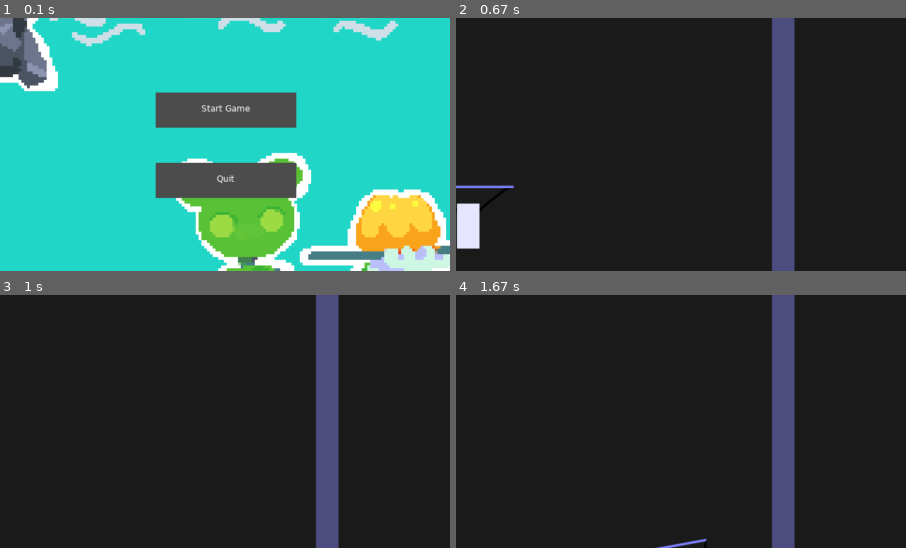
Above: before the commit, frames 1-4 (two rows, left to right).
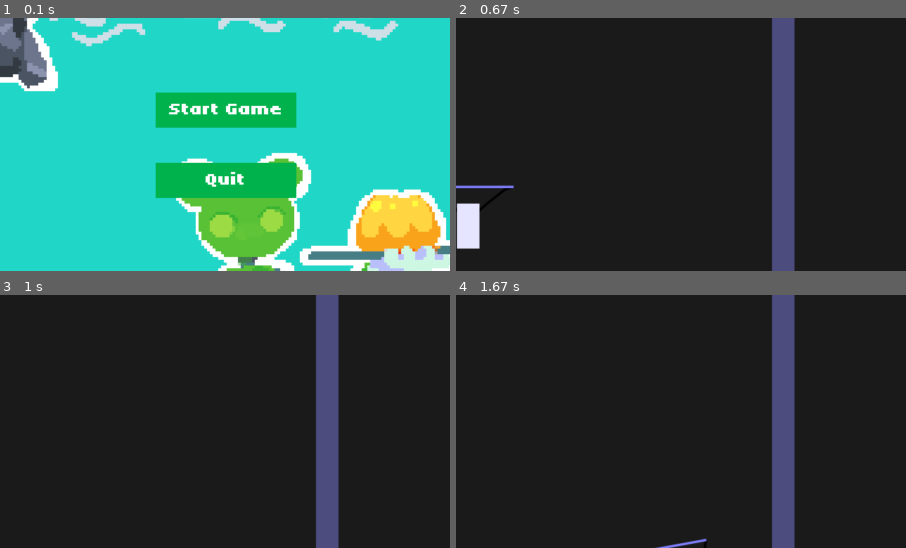
Above: after the commit, the same moments.

Repository: Aurnyxci/LOVE-Jam-2026-B
Game: LÖVE game, started from Love Jam 2026B/main.lua
Two runs of this game, one before a commit and one after it. Both use one fixed random seed, a clock stepped at 60 frames per second and the inputs below.
Inputs (mouse positions are % of the whole screen's width and height, from its top left):
- Up to frame 1 (0.1 s): no input
- Up to frame 2 (0.67 s): click "Start Game" at 0.38 s
- Up to frame 3 (1 s): hold Right from 0.67 s (still down); move the mouse to (50, 57) at 0.7 s
- Up to frame 4 (1.67 s): release Right at 1.13 s; hold Right 1.17-1.63 s
The pictures show only the part of the screen within x 25-75%, y 13-63%; the shares and areas given below are measured in that part.

The runs differ from the first frame. In frame 1, 8.9% of the frame differs, in the area x 34-66%, y 29-72%; in frame 2, nothing differs; in frame 3, nothing differs; in frame 4, nothing differs.

Commit message:
Added custom font from https://fonts.google.com/selection and changed button color

Diff:
--- a/Love Jam 2026B/menu.lua
+++ b/Love Jam 2026B/menu.lua
@@ -1,7 +1,12 @@
 local menu = {}
 
 function menu:enter()
-    self.background = love.graphics.newImage("/assets/backgrounds/main_menu_placeholderbg.png") --short function for big image path
+    self.titleBackground = love.graphics.newImage("/assets/backgrounds/main_menu_placeholderbg.png") --short function for big image path
+
+    self.buttonFont = love.graphics.newFont(
+    "assets/fonts/Tiny5Duo-VariableFont_BLED,JITT,ROND,wdth,wght.ttf",
+    24
+)
 
     local screenWidth = love.graphics.getWidth()
 
@@ -11,14 +16,14 @@
             x = (screenWidth / 2) - 100, --screenwidth with half of the button's width taken off
             y = 200,
             w = 200,
-            h = 50
+            h = 50,
         },
         {
             text = "Quit",  --quit button data
             x = (screenWidth / 2) - 100,
             y = 300,
             w = 200,
-            h = 50
+            h = 50,
         }
     }
 end
@@ -33,14 +38,14 @@
 end
 
 function menu:draw()
-    love.graphics.draw(self.background, 0, 0) --draw background
+    love.graphics.draw(self.titleBackground, 0, 0) --draw background
 
     for _, button in ipairs(self.buttons) do --iterates through the data table
 
         if isMouseOver(button) then --check if mouse is inside button and change button color
-            love.graphics.setColor(0.5, 0.5, 0.5)
+            love.graphics.setColor(0.5, 0.85, 0.2)
         else
-            love.graphics.setColor(0.3, 0.3, 0.3)
+            love.graphics.setColor(0.0, 0.7, 0.3)
         end
 
         love.graphics.rectangle( --draw rectangle
@@ -52,10 +57,11 @@
         )
 
         love.graphics.setColor(1, 1, 1)
+        love.graphics.setFont(self.buttonFont)
         love.graphics.printf(
             button.text, --sets the text it would be using
             button.x, --the x coordinate
-            button.y + 15, --the y coordinate
+            button.y + 10, --the y coordinate
             button.w, --the width
             "center" --CENTER THE TEXT :D
         )
Binary file added: Love Jam 2026B/assets/fonts/Tiny5Duo-VariableFont_BLED,JITT,ROND,wdth,wght.ttf
